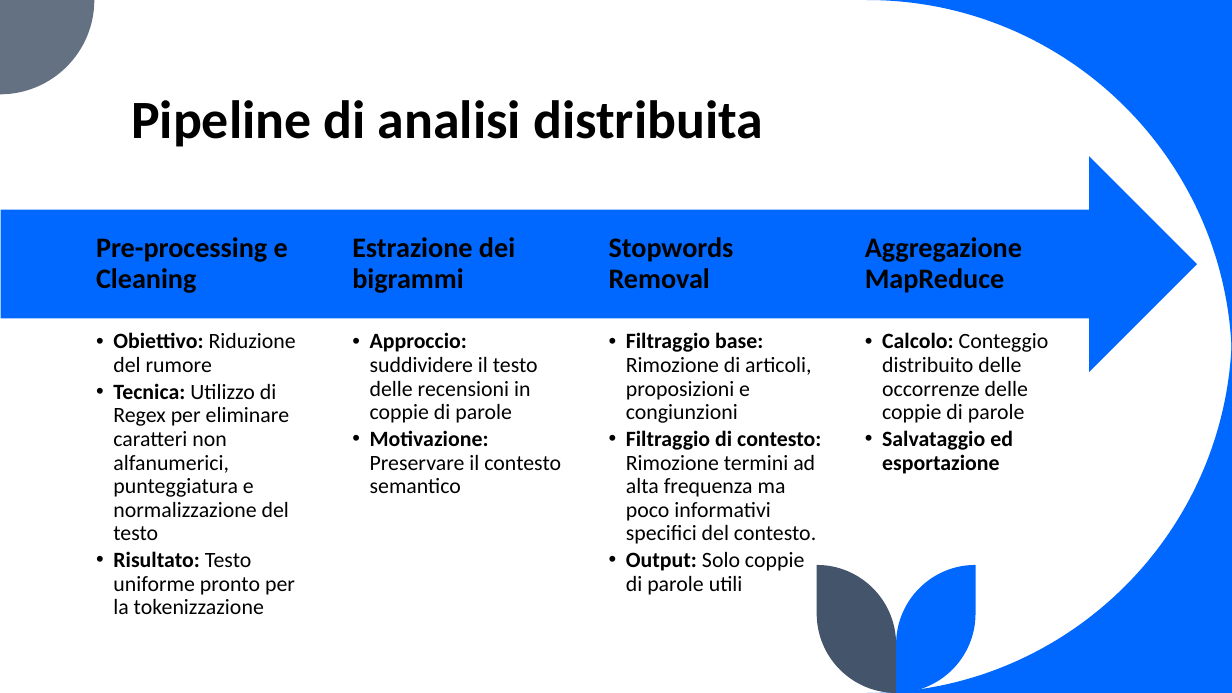
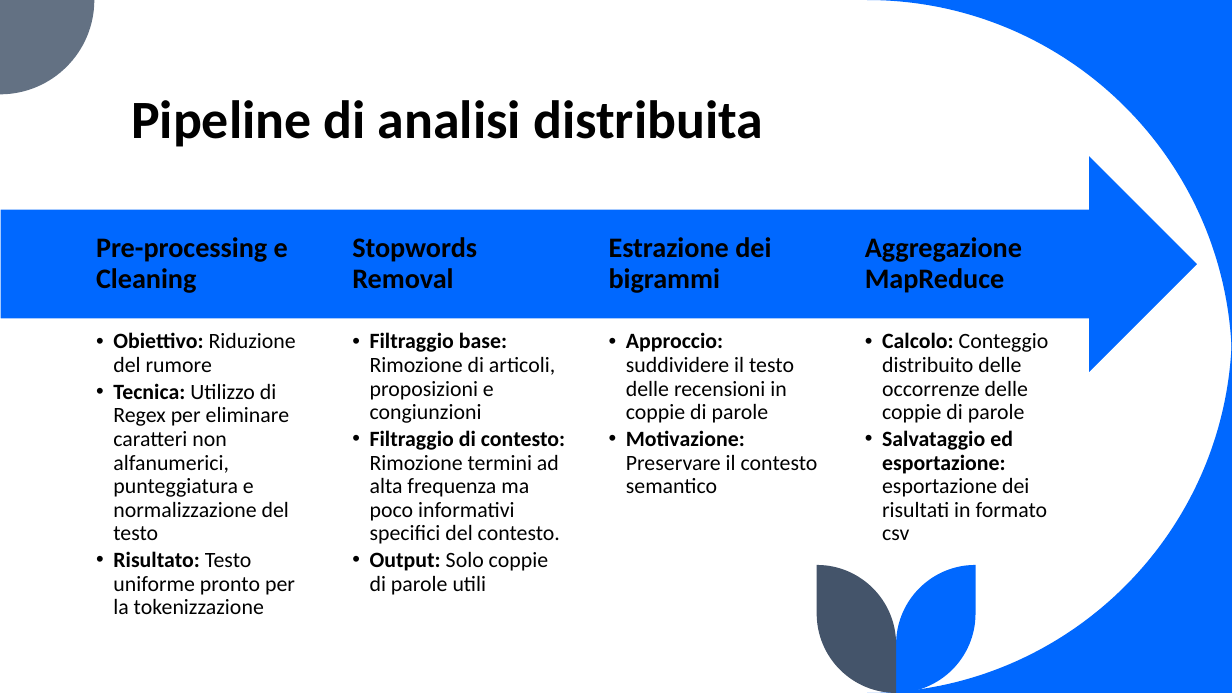
Before and after one commit to LorenzoColombo3/Sentiment_analysis_top_20_mobile_app, a slide deck: slide 5 of BENCHMARKING E SENTIMENT ANALYSIS SU CLUSTER SPARK.pptx (slide 6 before the commit). Drawn at 1232x693 pixels with LibreOffice and Linux fonts; fonts in the diff are those of the drawing. Boxes give left, top, right and bottom in pixels: in the first picture for what was removed or moved away, otherwise in the second. Text is boxed around its words. In the diff, an @@ line names an element or a change of style, - is before the commit and + after.

```diff
--- a/BENCHMARKING E SENTIMENT ANALYSIS SU CLUSTER SPARK.pptx
+++ b/BENCHMARKING E SENTIMENT ANALYSIS SU CLUSTER SPARK.pptx
@@ text "Stopwords Removal": place and size @@
-text "Stopwords Removal" at bbox=[609, 237, 734, 289]
+text "Stopwords Removal" at bbox=[352, 237, 477, 289]
@@ text "Estrazione dei bigrammi": place and size @@
-text "Estrazione dei bigrammi" at bbox=[352, 237, 515, 293]
+text "Estrazione dei bigrammi" at bbox=[609, 237, 771, 293]
@@ text "Filtraggio base: Rimozione di articoli, ...": place and size @@
-text "Filtraggio base: Rimozione di articoli, ..." at bbox=[626, 332, 821, 595]
+text "Filtraggio base: Rimozione di articoli, ..." at bbox=[370, 332, 565, 595]
@@ text "Approccio: suddividere il testo delle ...": place and size @@
-text "Approccio: suddividere il testo delle ..." at bbox=[370, 332, 561, 493]
+text "Approccio: suddividere il testo delle ..." at bbox=[626, 332, 818, 493]
@@ text at bbox=[882, 430, 1048, 540]: text changed; bold off @@
-  • Salvataggio ed esportazione
+  • Salvataggio ed esportazione: esportazione dei risultati in formato csv
```
Also in this commit, not shown: 4 other slides changed, 1 slide removed, 3 other files.
